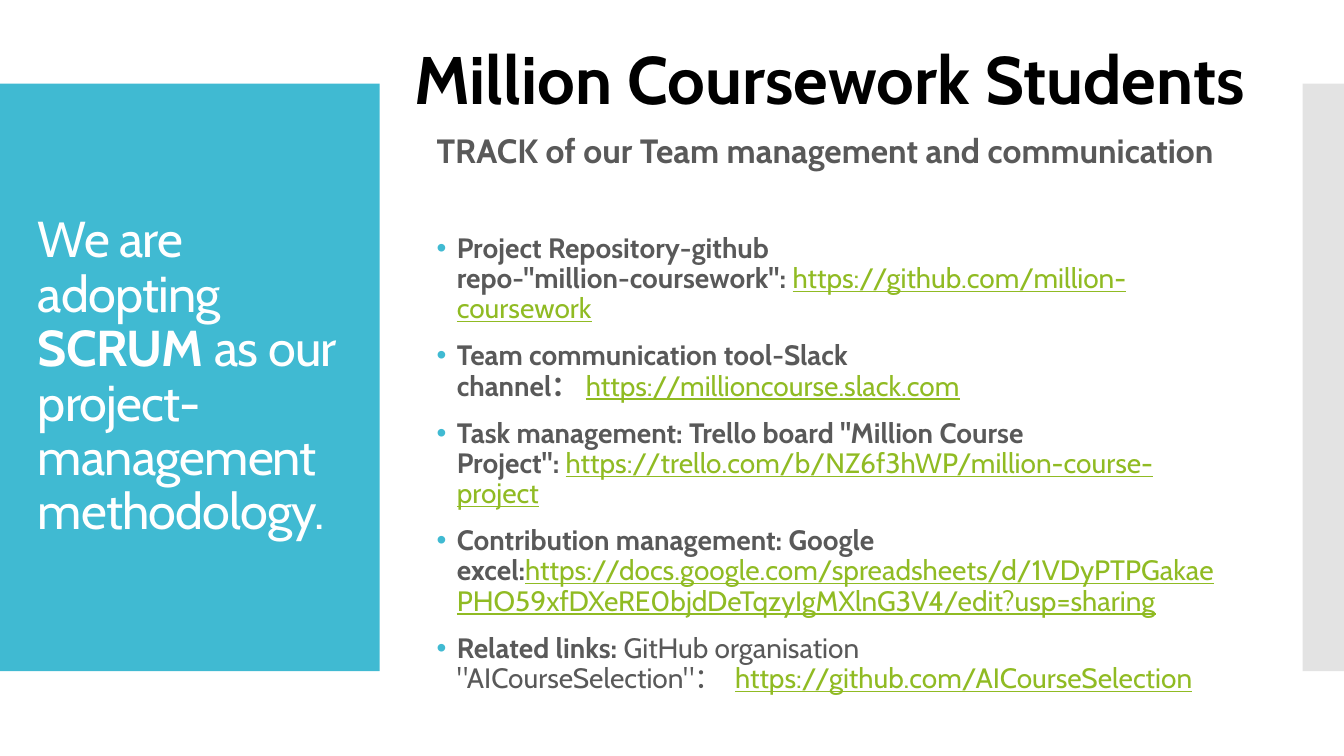
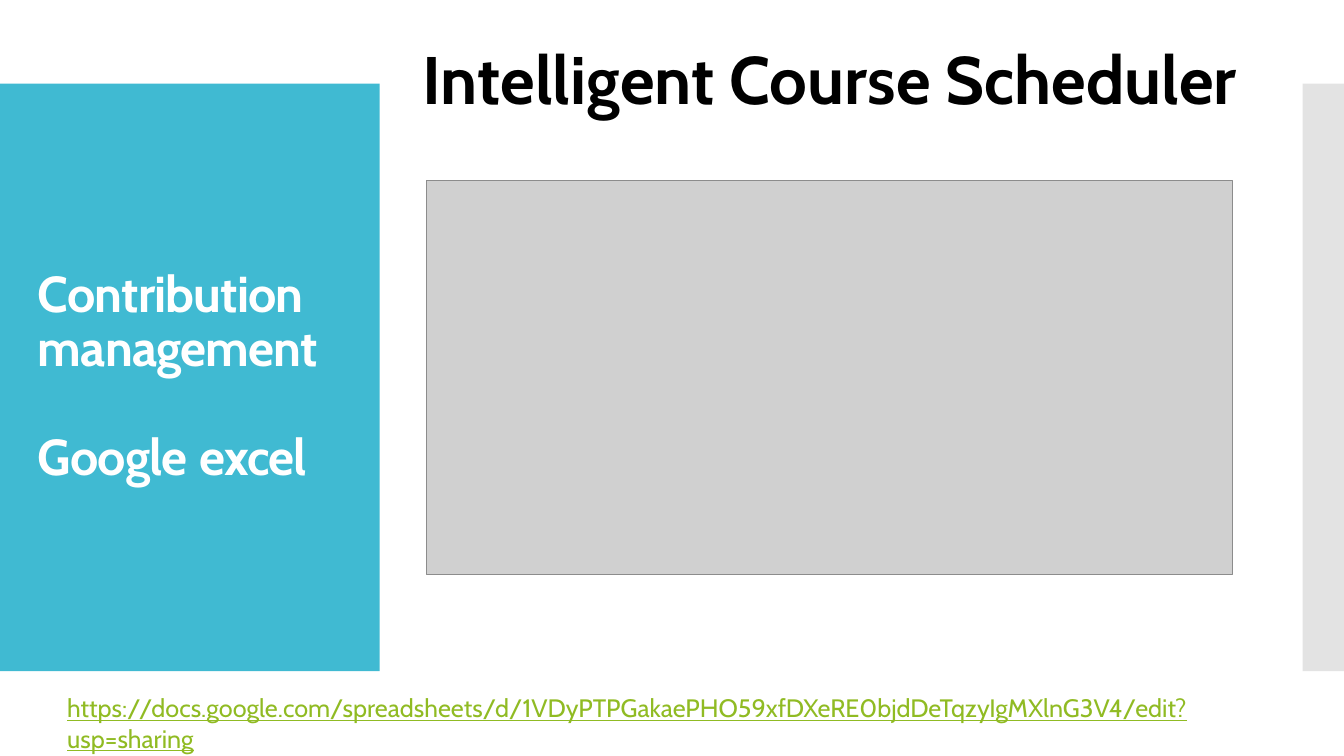
Before and after one commit to million-coursework/million-coursework, a slide deck: slide 11 of Documentation/Audit1/Million Coursework Stuednts(temp).pptx (slide 6 before the commit). Drawn at 1344x756 pixels with LibreOffice and Linux fonts; fonts in the diff are those of the drawing; grey boxes stand for pictures. Boxes give left, top, right and bottom in pixels: in the first picture for what was removed or moved away, otherwise in the second. Text is boxed around its words. In the diff, an @@ line names an element or a change of style, - is before the commit and + after.

Commit message:
updated ppt

```diff
--- a/Documentation/Audit1/Million Coursework Stuednts(temp).pptx
+++ b/Documentation/Audit1/Million Coursework Stuednts(temp).pptx
@@ text at box(422, 53, 1237, 120): text changed @@
-Million Coursework Students
+Intelligent Course Scheduler
@@ text removed at box(437, 138, 1214, 694) @@
-TRACK of our Team management and communication
-• Project Repository-github repo-"million-coursework": https://github.com/million-coursework
-• Team communication tool-Slack channel： https://millioncourse.slack.com
-• Task management: Trello board "Million Course Project": https://trello.com/b/NZ6f3hWP/million-course-project
-• Contribution management: Google excel:https://docs.google.com/spreadsheets/d/1VDyPTPGakaePHO59xfDXeRE0bjdDeTqzyIgMXlnG3V4/edit?usp=sharing
-• Related links: GitHub organisation "AICourseSelection"： https://github.com/AICourseSelection
@@ picture added at box(426, 180, 1233, 575) @@
@@ title at box(38, 274, 318, 486): text changed; bold on @@
-We are adopting SCRUM as our project-management methodology.
+Contribution management
+Google excel
@@ text added at box(67, 698, 1186, 754), 18 pt, text #90BB23, underline @@
+https://docs.google.com/spreadsheets/d/1VDyPTPGakaePHO59xfDXeRE0bjdDeTqzyIgMXlnG3V4/edit?usp=sharing
```
Also in this commit, not shown: 4 other slides changed, 11 slides added, 1 slide removed.
